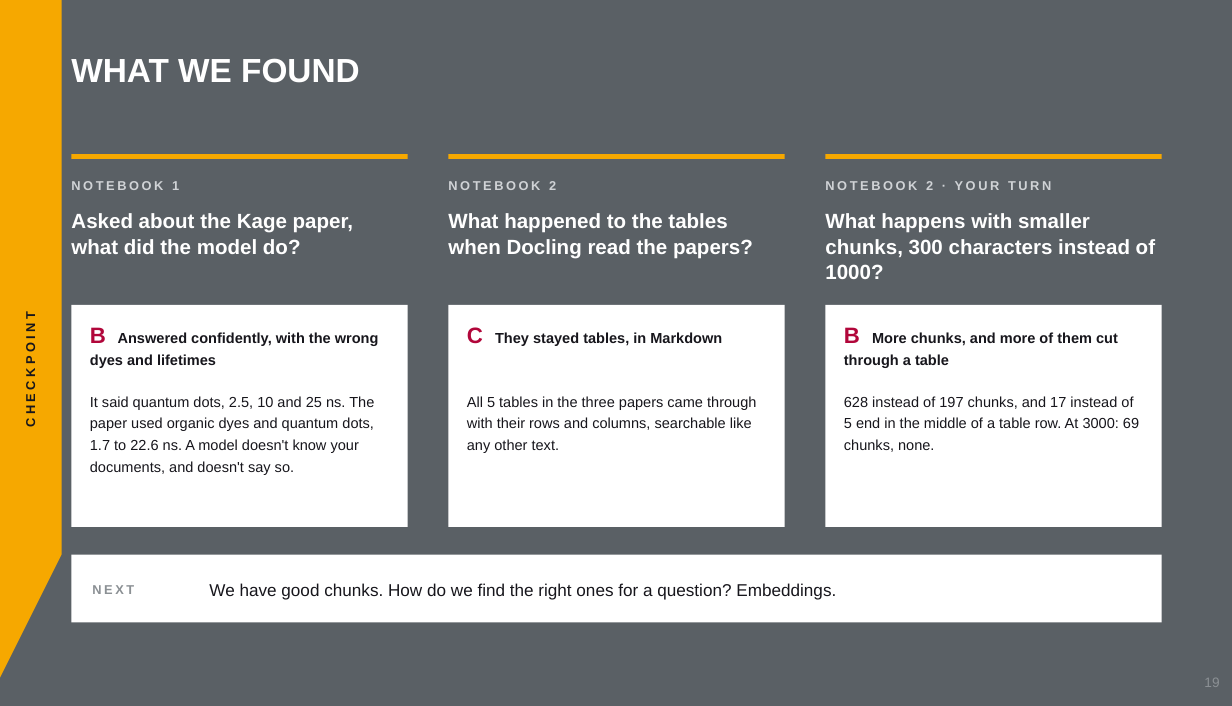
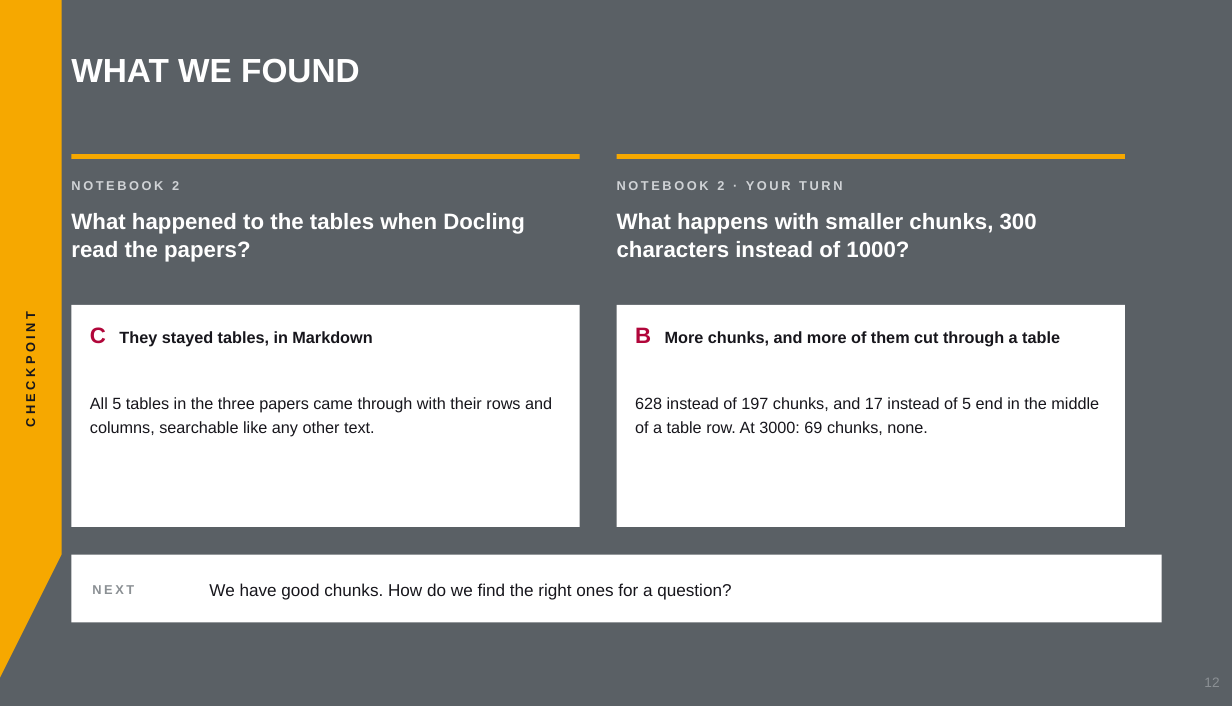
Before and after one commit to aihpi/workshop-rag-basics, a slide deck: slide 12 of workshop/slides/rag-workshop.pptx (slide 19 before the commit). Drawn at 1232x706 pixels with LibreOffice and Linux fonts; fonts in the diff are those of the drawing. Boxes give left, top, right and bottom in pixels: in the first picture for what was removed or moved away, otherwise in the second. Text is boxed around its words. In the diff, an @@ line names an element or a change of style, - is before the commit and + after.

```diff
--- a/workshop/slides/rag-workshop.pptx
+++ b/workshop/slides/rag-workshop.pptx
@@ text "NOTEBOOK 2": place and size @@
-text "NOTEBOOK 2" at box(448, 181, 556, 190)
+text "NOTEBOOK 2" at box(71, 181, 179, 190)
@@ rectangle: place and size @@
-rectangle at box(71, 154, 408, 159)
+rectangle at box(71, 154, 580, 159)
@@ rectangle removed at box(448, 154, 785, 159) @@
@@ text "NOTEBOOK 2 · YOUR TURN": place and size @@
-text "NOTEBOOK 2 · YOUR TURN" at box(825, 181, 1051, 190)
+text "NOTEBOOK 2 · YOUR TURN" at box(617, 181, 842, 190)
@@ rectangle: place and size @@
-rectangle at box(825, 154, 1162, 159)
+rectangle at box(617, 154, 1125, 159)
@@ text "What happened to the tables ..." at box(71, 213, 525, 262): size 24 to 26 pt @@
@@ text "What happened to the tables ...": place and size @@
-text "What happened to the tables ..." at box(448, 213, 753, 258)
+text "What happened to the tables ..." at box(71, 213, 525, 262)
@@ text removed at box(71, 181, 179, 190) @@
-NOTEBOOK 1
@@ text "What happens with smaller chunks, ...": place and size @@
-text "What happens with smaller chunks, ..." at box(825, 213, 1155, 279)
+text "What happens with smaller chunks, ..." at box(617, 213, 1037, 257)
@@ text "What happens with smaller chunks, ..." at box(617, 213, 1037, 257): size 24 to 26 pt @@
@@ text removed at box(71, 213, 353, 254) @@
-Asked about the Kage paper, what did the model do?
@@ rectangle: place and size @@
-rectangle at box(71, 305, 408, 527)
+rectangle at box(71, 305, 580, 527)
@@ size 17 to 19 pt in 4 elements at box(635, 397, 1099, 435), box(635, 327, 1060, 347), box(90, 397, 552, 437), box(90, 327, 372, 347) @@
@@ text "C They stayed tables, in ...": place and size @@
-text "C They stayed tables, in ..." at box(467, 327, 722, 346)
+text "C They stayed tables, in ..." at box(90, 327, 372, 347)
@@ text removed at box(90, 327, 379, 368) @@
-B Answered confidently, with the wrong dyes and lifetimes
@@ rectangle removed at box(448, 305, 785, 527) @@
@@ rectangle: place and size @@
-rectangle at box(825, 305, 1162, 527)
+rectangle at box(617, 305, 1125, 527)
@@ text "B More chunks, and more ...": place and size @@
-text "B More chunks, and more ..." at box(844, 327, 1118, 368)
+text "B More chunks, and more ..." at box(635, 327, 1060, 347)
@@ text "All 5 tables in the ...": place and size @@
-text "All 5 tables in the ..." at box(467, 396, 756, 453)
+text "All 5 tables in the ..." at box(90, 397, 552, 437)
@@ text "628 instead of 197 chunks, ...": place and size @@
-text "628 instead of 197 chunks, ..." at box(844, 396, 1139, 452)
+text "628 instead of 197 chunks, ..." at box(635, 397, 1099, 435)
@@ text removed at box(90, 396, 374, 475) @@
-It said quantum dots, 2.5, 10 and 25 ns. The paper used organic dyes and quantum dots, 1.7 to 22.6 ns. A model doesn't know your documents, and doesn't say so.
@@ text at box(209, 583, 731, 600): text changed @@
-We have good chunks. How do we find the right ones for a question? Embeddings.
+We have good chunks. How do we find the right ones for a question?
@@ text at box(1204, 678, 1219, 687): text changed @@
-19
+12
```
Also in this commit, not shown: 21 other slides changed, 6 slides added, 4 slides removed, 11 other files.
